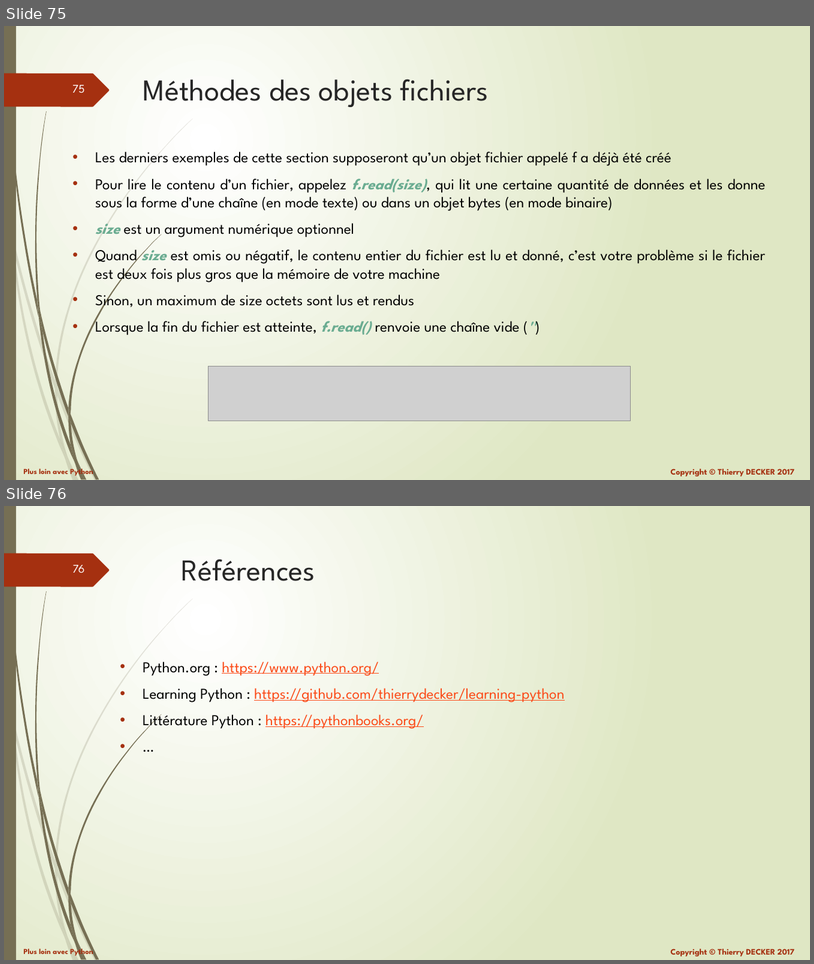
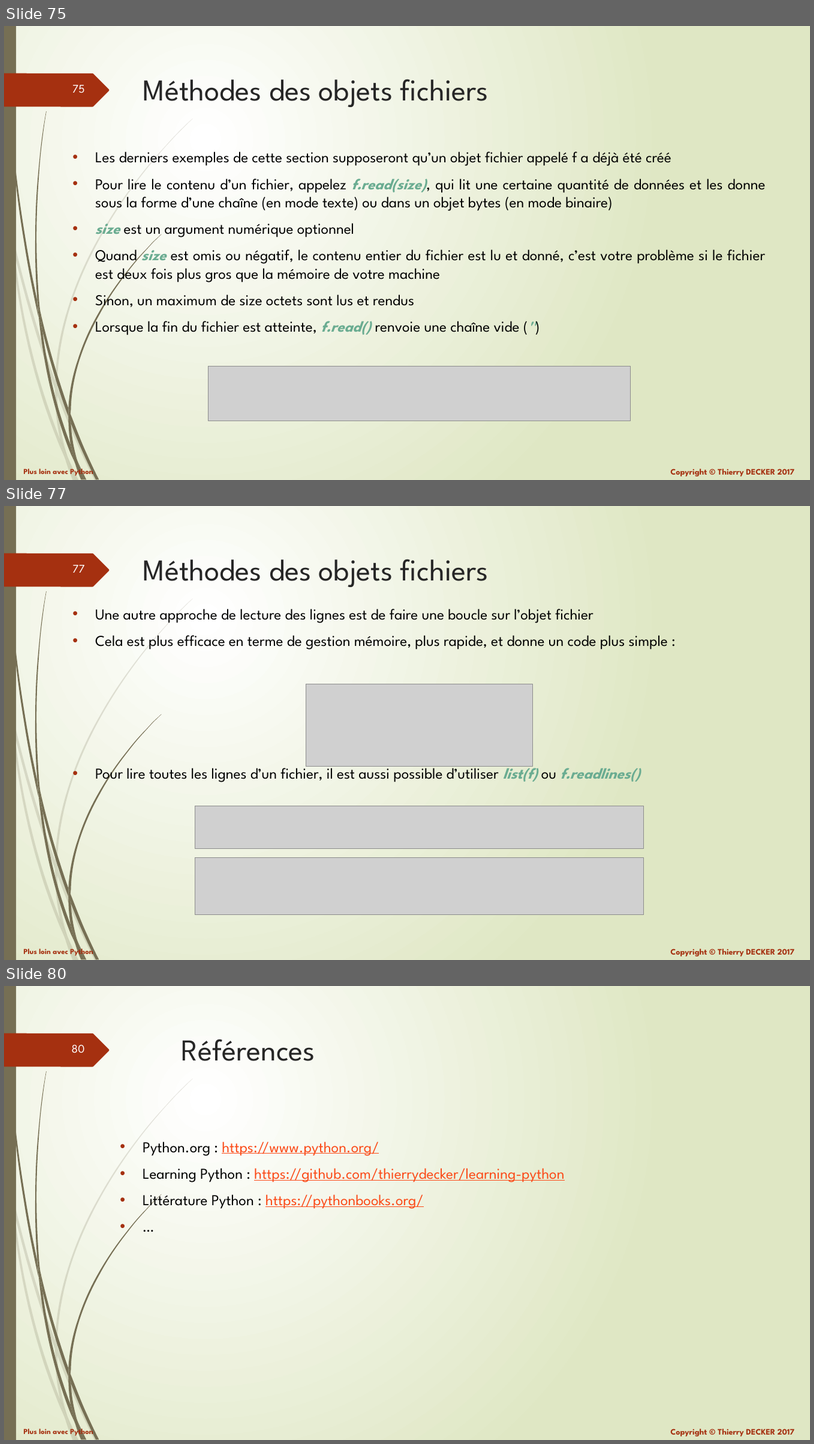
Before and after one commit to VikmanTheRacoon/learning-python, a slide deck: documentations/python-102.pptx. Shown one above the other, each under a label of ours: slides 75 and 76 before the commit, slides 75, 77 and 80 after it; the slides between them are not shown. The pictures are 814x964 and 814x1444 pixels, drawn with LibreOffice and Linux fonts; fonts in the diff are those of the drawing; grey boxes stand for pictures. Boxes give left, top, right and bottom in pixels: in the first picture for what was removed or moved away, otherwise in the second. Text is boxed around its words. In the diff, an @@ line names an element or a change of style, - is before the commit and + after.

```diff
--- a/documentations/python-102.pptx
+++ b/documentations/python-102.pptx
@@ slide 77 added at (4,506,810,960), background gradient #FFFFFF to #DFE8C4; not listed: 27 template elements that a slide beside it also shows @@
@@ title added at (143,559,489,587), 36 pt, text #262626 @@
+Méthodes des objets fichiers
@@ text added at (95,609,668,784), 18 pt, text #000000 @@
+• Une autre approche de lecture des lignes est de faire une boucle sur l’objet fichier
+• Cela est plus efficace en terme de gestion mémoire, plus rapide, et donne un code plus simple :
+• Pour lire toutes les lignes d’un fichier, il est aussi possible d’utiliser list(f) ou f.readlines()
@@ picture added at (306,684,533,766) @@
@@ picture added at (195,805,645,849) @@
@@ picture added at (195,858,645,915) @@
@@ what was slide 76 is now slide 80 @@
@@ page number at (72,1045,85,1053): text changed @@
-76
+80
```
Also in this commit, not shown: 3 other slides added, 1 other file.
